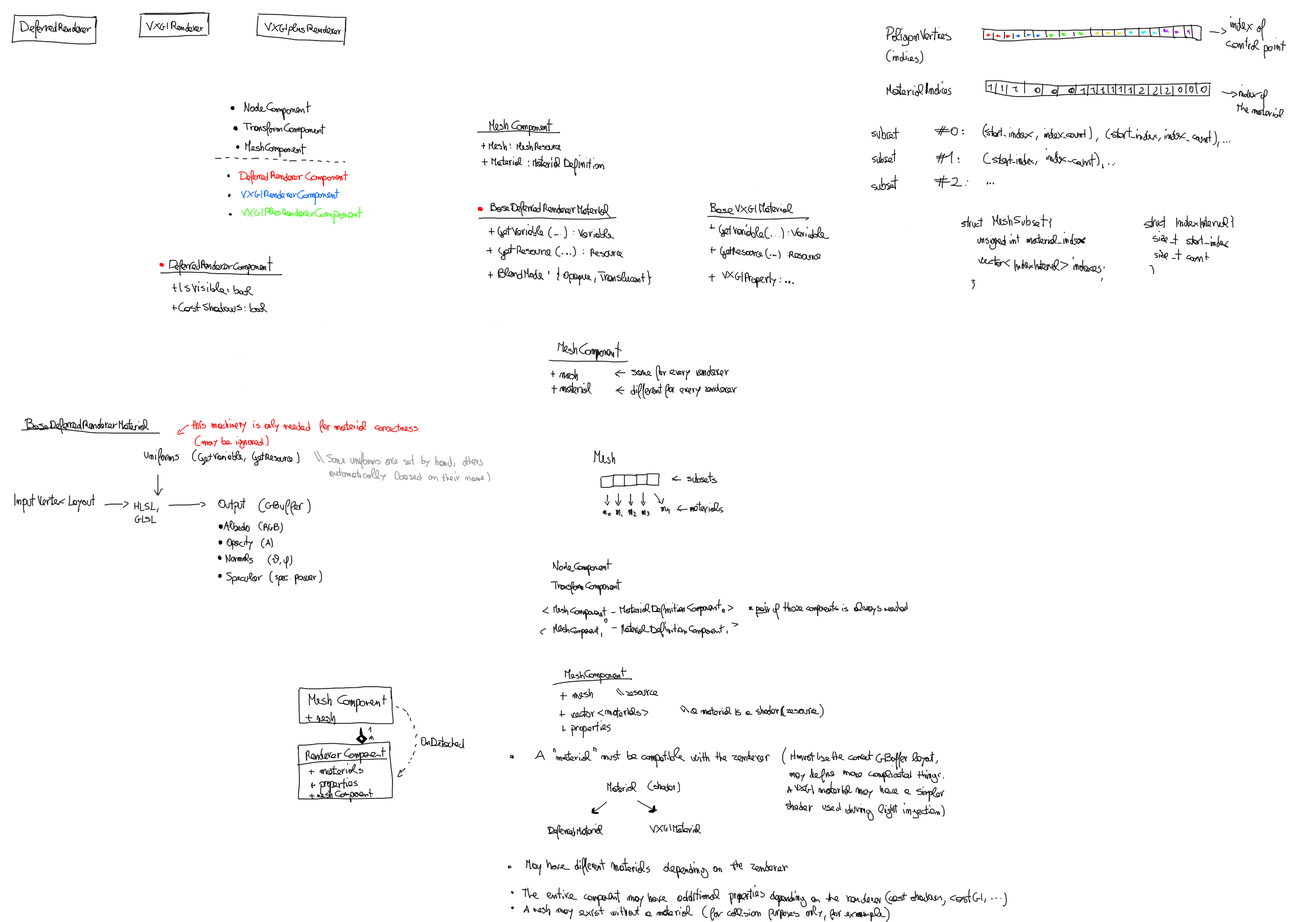
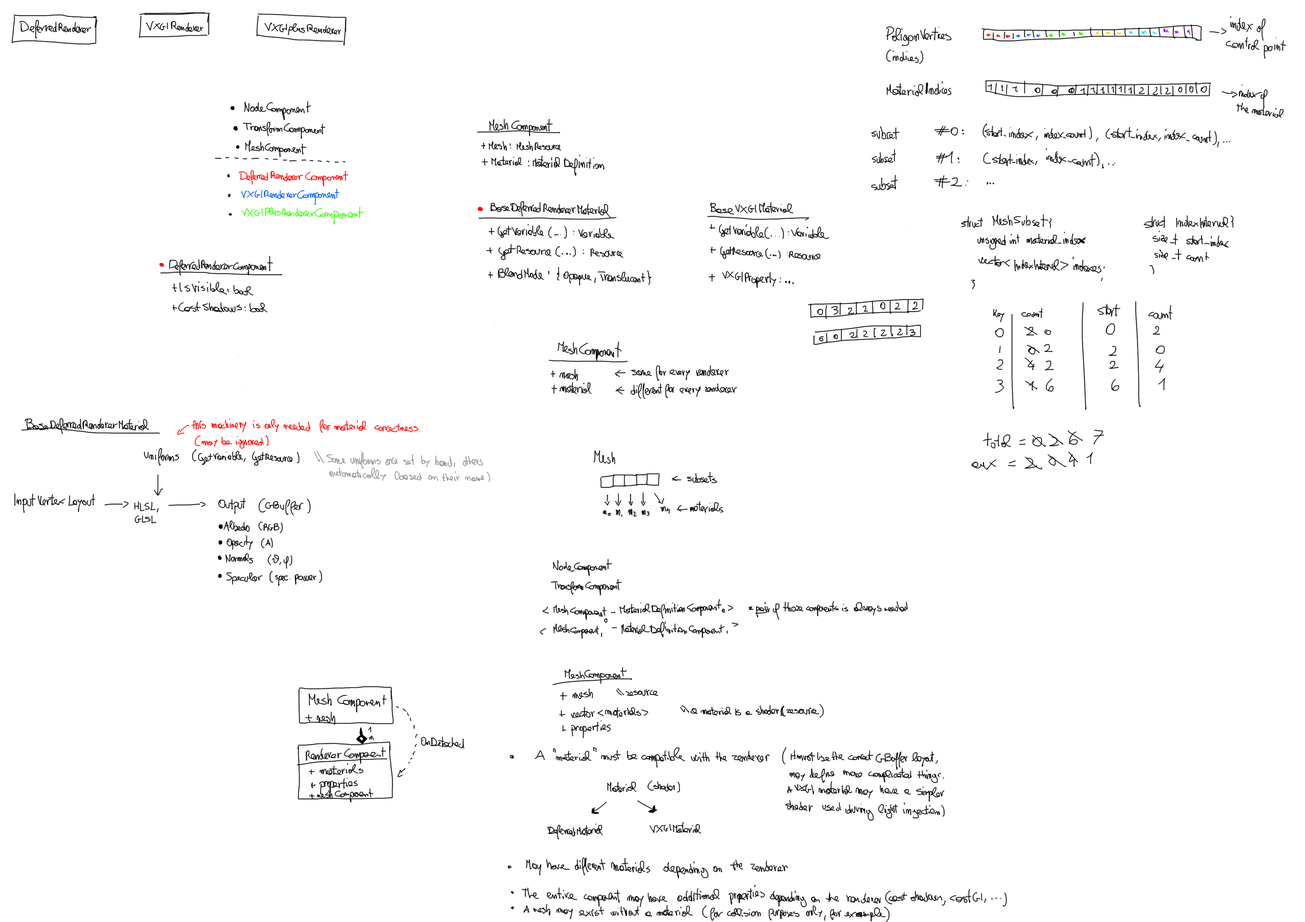
Revision of a layered 1305px x 922px image; what changed, layer by layer:
painted on "Background" over 807, 298, 1173, 471
